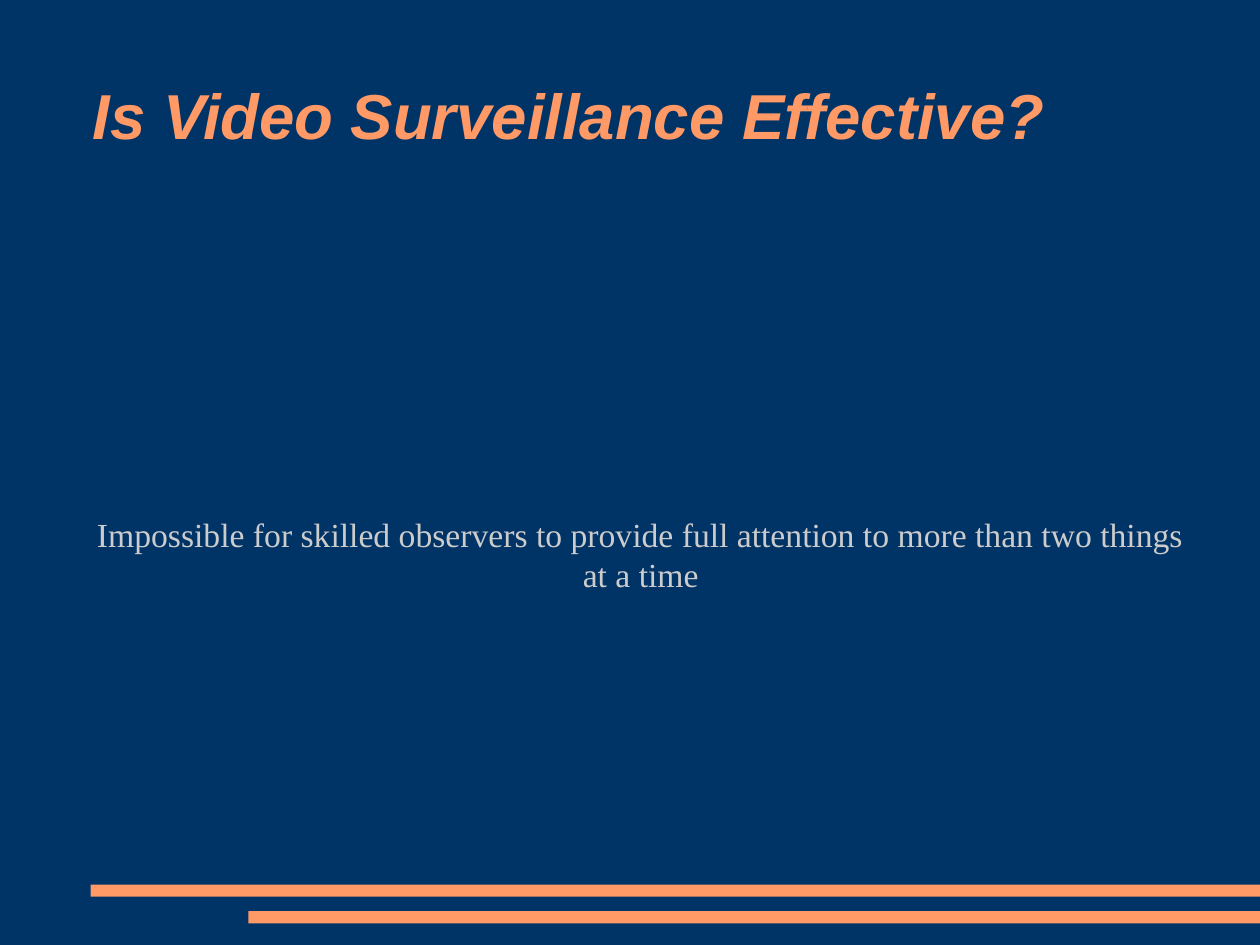
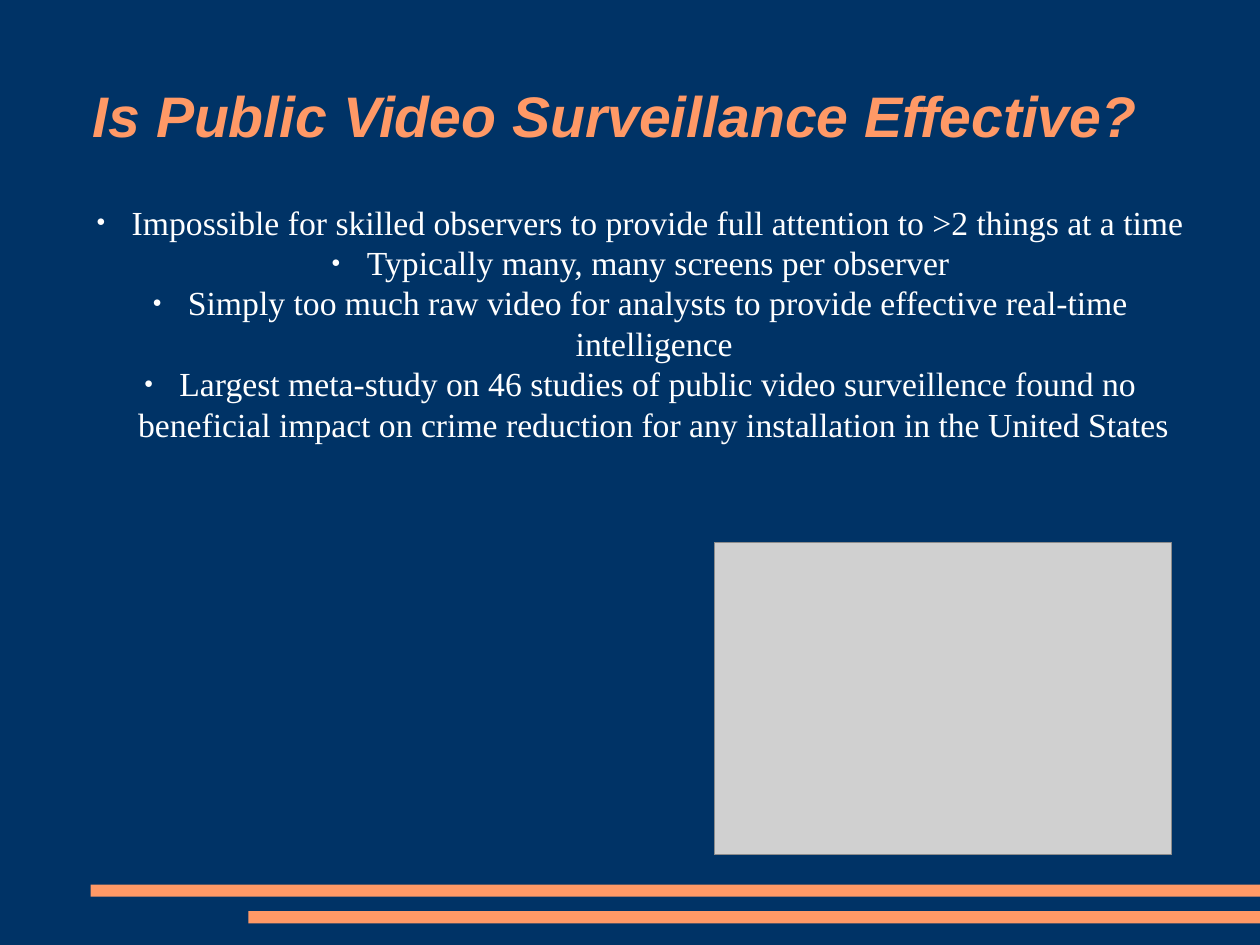
Before and after one commit to kisohag13/cshirk, a slide deck: slide 3 of image_processing/trunk/final_project/presentation.odp. Drawn at 1260x945 pixels with LibreOffice and Linux fonts; fonts in the diff are those of the drawing; grey boxes stand for pictures. Boxes give left, top, right and bottom in pixels: in the first picture for what was removed or moved away, otherwise in the second. Text is boxed around its words. In the diff, an @@ line names an element or a change of style, - is before the commit and + after.

```diff
--- a/image_processing/trunk/final_project/presentation.odp
+++ b/image_processing/trunk/final_project/presentation.odp
@@ title at bbox=[93, 95, 1136, 138]: text changed; size 40 to 36 pt @@
-Is Video Surveillance Effective?
+Is Public Video Surveillance Effective?
@@ subtitle added at bbox=[132, 211, 1183, 443], 21.2 pt, text #FFFFFF @@
+● Impossible for skilled observers to provide full attention to >2 things at a time
+● Typically many, many screens per observer
+● Simply too much raw video for analysts to provide effective real-time intelligence
+● Largest meta-study on 46 studies of public video surveillence found no beneficial impact on crime reduction for any installation in the United States
@@ subtitle removed at bbox=[97, 523, 1182, 588] @@
-Impossible for skilled observers to provide full attention to more than two things at a time
@@ picture added at bbox=[715, 543, 1172, 855] @@
```
Also in this commit, not shown: 2 other slides changed, 4 slides added.
